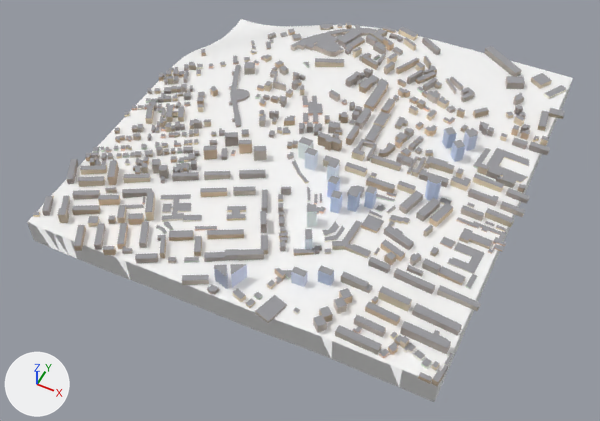
The glTF model public/tiles/2/-1_-4.glb as it was, and as the next commit left it.
Rendered twice from a 50 mm camera at (130.0, 2205.0, 1618.0) aimed at (-506.0, 3476.0, 29.0). Every picture has the same lights, and +X, +Y and +Z are marked at lower left. The older version comes first. Where no turn or scale is listed for an object, it has been applied to the vertices. Vertices at exactly the same position are counted once.

The first picture shows 't2_-1_-4'.
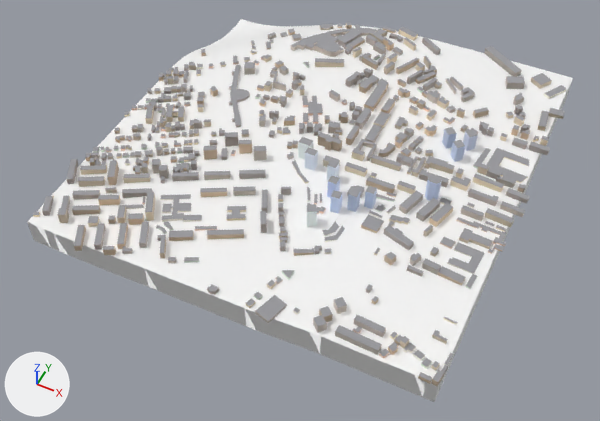
What the commit changed:
me_t2__1__4 is used by ob_t2__1__4; location (-511.0, 3582.0, 115.0).
me_t2__1__4 had 6835 vertices, 9990 faces and spanned x -533.0..533.0, y -533.0..533.0, z -128.0..128.0.
me_t2__1__4 now has 6612 vertices, 9701 faces and spans x -533.0..533.0, y -533.0..533.0, z -128.0..128.0.
me_t2__1__4 part 1: 23 loose pieces with 208 vertices, spanning x -213.0..524.0, y -515.0..-196.0, z 29.0..92.0, are deleted.
Part 2, on me_t2__1__4:
6 faces are deleted.
6 new faces join them, mat_far_terrain (white #ffffff).
Part 3, on me_t2__1__4:
15 vertices are removed from x 111.0..294.0, y -370.0..-286.0, z 45.0..91.0.
32 faces are deleted.
9 new faces join them, mat_far_terrain (white #ffffff).
Other edits to the shape of me_t2__1__4 do not show in these pictures.

Location of each change, [x1, y1, x2, y2] in pixels of the pictures (600 x 421 px; the box of a moved part takes in the faces that stretch with it):
part 1 of me_t2__1__4, deleted
    before: [135, 220, 481, 354]
part 2 of me_t2__1__4, moved or reshaped
    both: [45, 231, 157, 290]
part 3 of me_t2__1__4, cut back
    before: [245, 229, 492, 397]
    after: [245, 264, 492, 397]
